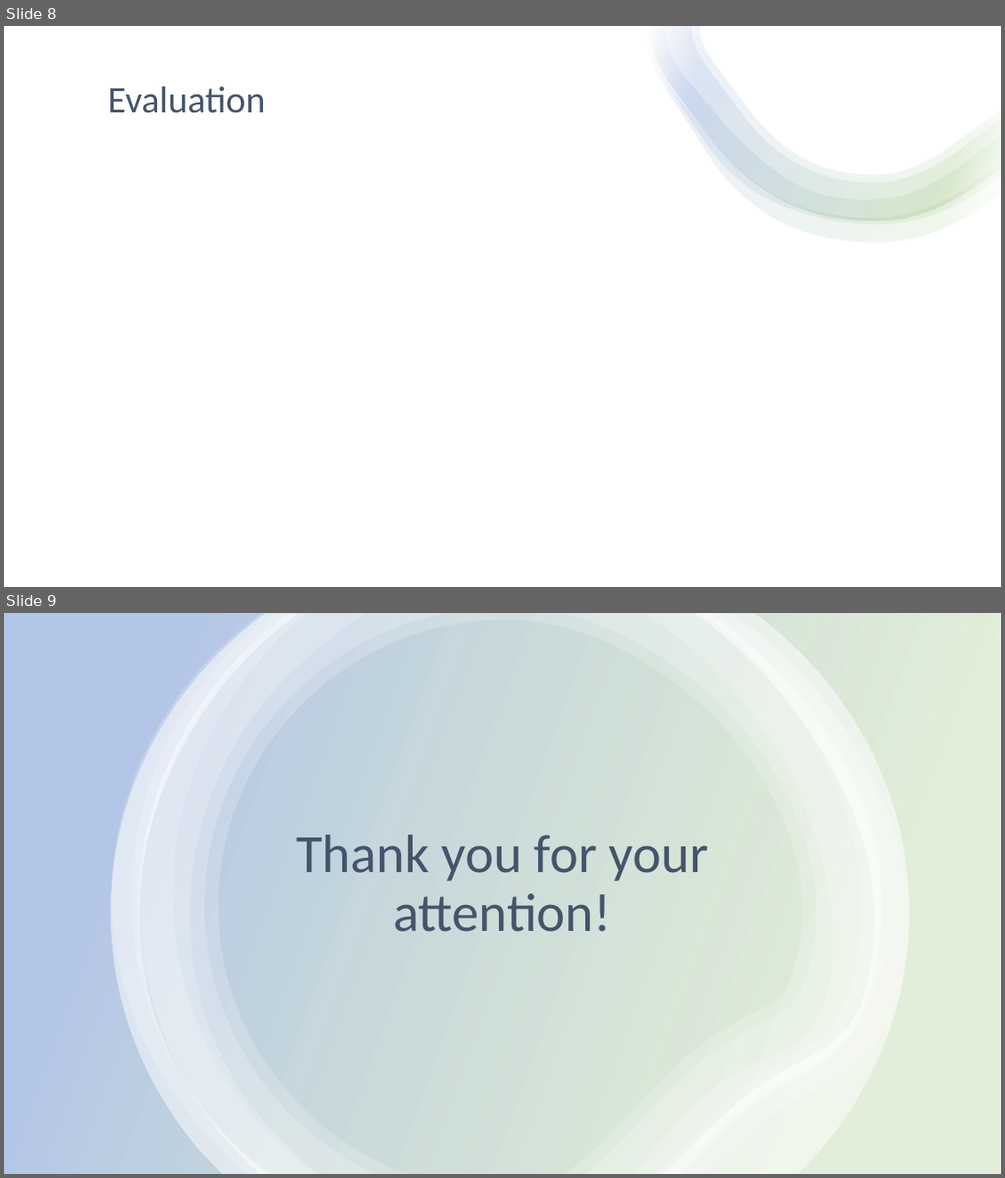
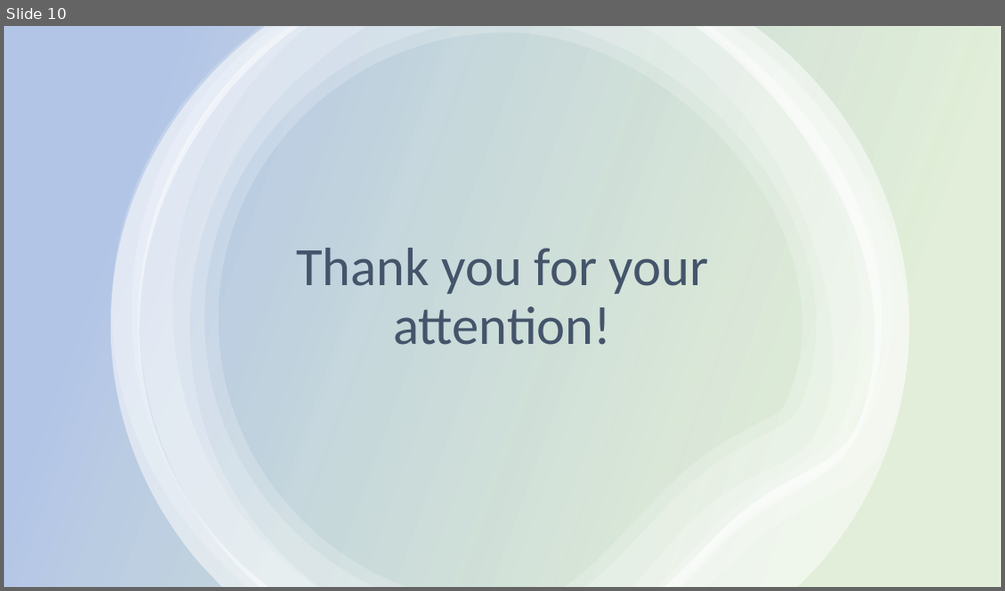
Before and after one commit to erikhelmut/ADL-recognition-with-wrist-worn-accelerometer, a slide deck: Activities of Daily Living-recognition-with-wrist-worn-accelerometer.pptx. Shown one above the other, each under a label of ours: slides 8 and 9 before the commit, slide 10 after it. The pictures are 1005x1178 and 1005x591 pixels, drawn with LibreOffice and Linux fonts; fonts in the diff are those of the drawing. Boxes give left, top, right and bottom in pixels: in the first picture for what was removed or moved away, otherwise in the second. Text is boxed around its words. In the diff, an @@ line names an element or a change of style, - is before the commit and + after.

Commit message:
Fixed typo, added conclusion, added data description, added training description, added evaluation

```diff
--- a/Activities of Daily Living-recognition-with-wrist-worn-accelerometer.pptx
+++ b/Activities of Daily Living-recognition-with-wrist-worn-accelerometer.pptx
@@ slide 8 removed at bbox=[4, 26, 1001, 587], background #FFFFFF @@
@@ rectangle removed at bbox=[4, 26, 1001, 587] @@
@@ group removed at bbox=[647, 26, 1001, 242]: 4 freeform shapes @@
@@ title removed at bbox=[108, 87, 266, 113] @@
-Evaluation
@@ what was slide 9 is now slide 10 @@
```
Also in this commit, not shown: 5 slides changed, 3 slides added, 1 other slide removed.
